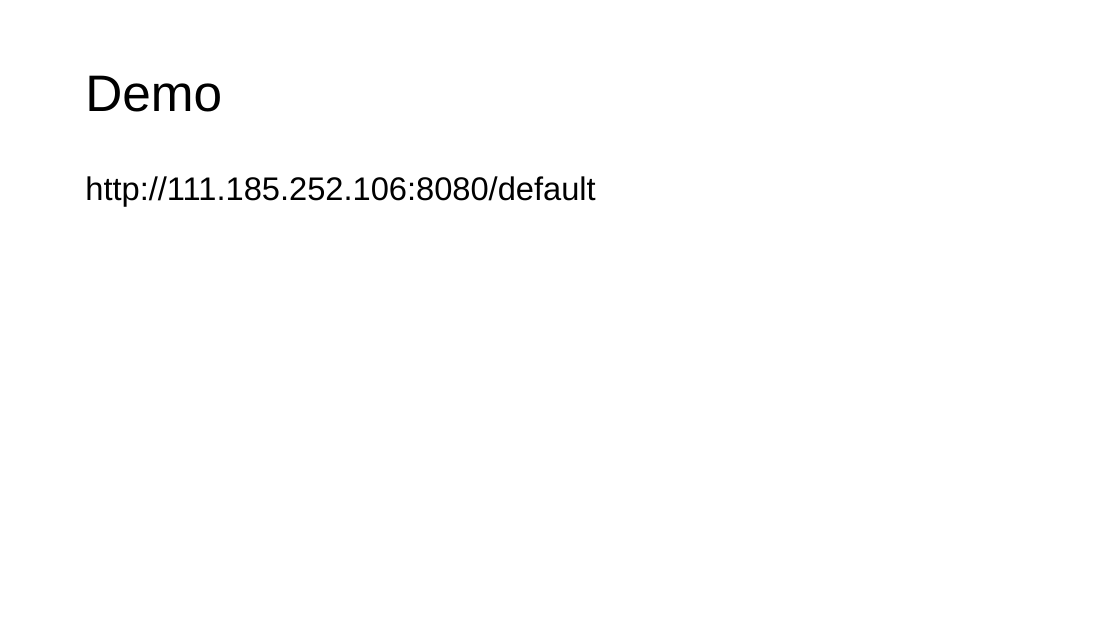
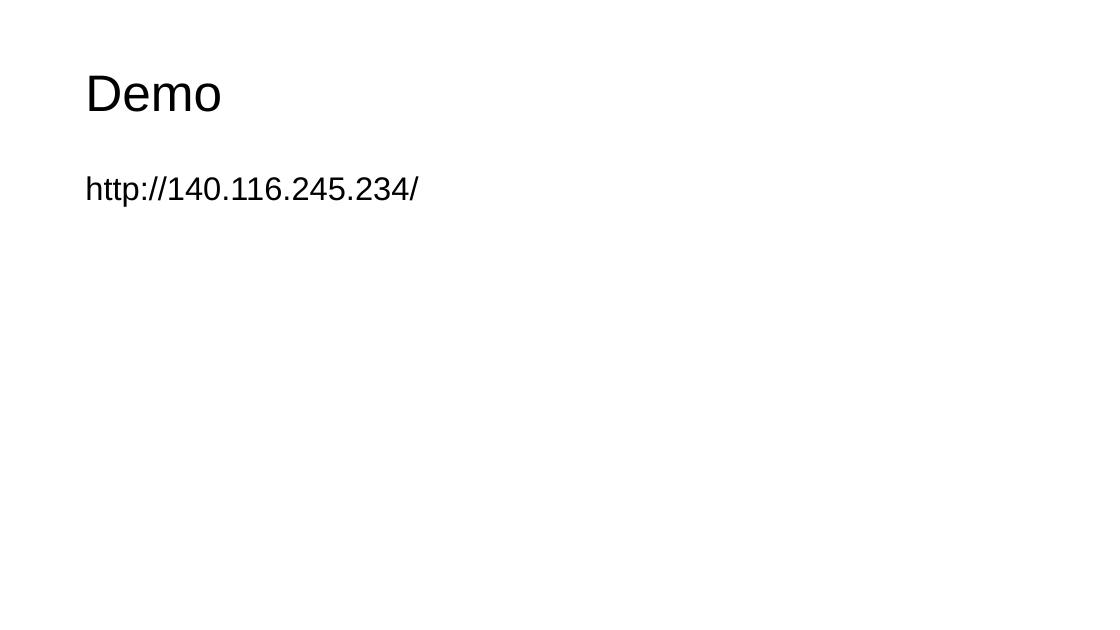
Before and after one commit to tinhanho/C-Sharp-Project, a slide deck: slide 2 of C# 期末.pptx. Drawn at 1120x630 pixels with LibreOffice and Linux fonts; fonts in the diff are those of the drawing. Boxes give left, top, right and bottom in pixels: in the first picture for what was removed or moved away, otherwise in the second. Text is boxed around its words. In the diff, an @@ line names an element or a change of style, - is before the commit and + after.

```diff
--- a/C# 期末.pptx
+++ b/C# 期末.pptx
@@ text at [85, 176, 418, 206]: text changed @@
-http://111.185.252.106:8080/default
+http://140.116.245.234/
```
Also in this commit, not shown: 15 other files.
